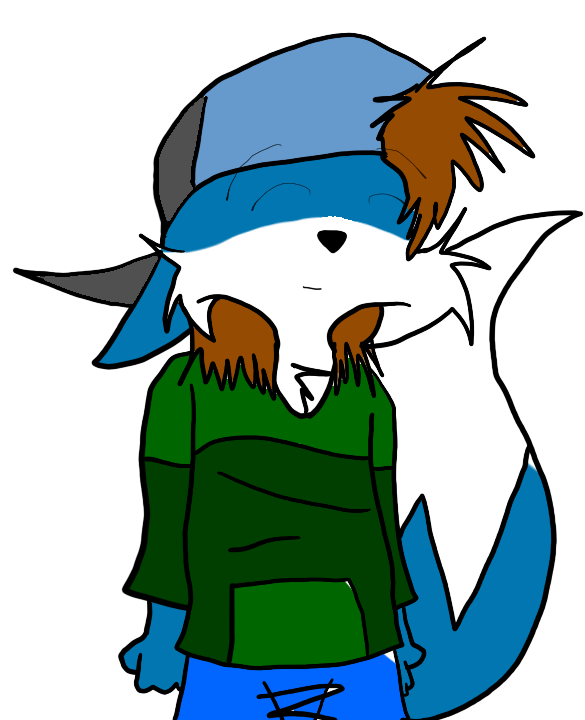
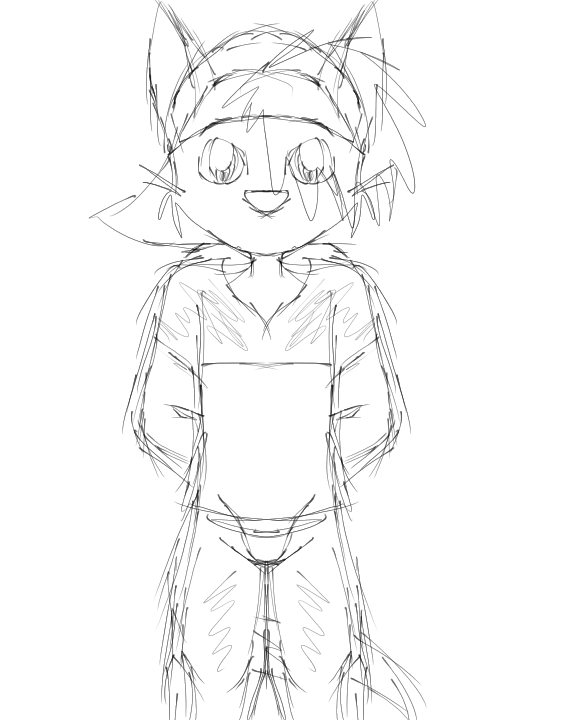
Layers edited between the first and the second 585px x 720px image:
removed group "eyes" (3 layers) over bbox(192, 128, 448, 256)
removed layer "amused" from group "eyes" over bbox(192, 128, 448, 256)
removed group "mouth" (4 layers) over bbox(253, 197, 384, 325)
removed layer "closed" from group "mouth" over bbox(256, 256, 384, 320)
removed group "Base" (2 layers) over bbox(12, 0, 584, 720)
removed layer "line art" from group "Base" over bbox(12, 0, 584, 720)
removed layer "colour" from group "Base" over bbox(12, 0, 584, 720)
added layer "clothes" above "hat" over bbox(64, 192, 448, 720)
added layer "hat" above "eyes" over bbox(88, 0, 448, 256)
added layer "eyes" above "base" over bbox(192, 64, 384, 192)
added layer "base" above "base colour" over bbox(128, 0, 448, 720)
added layer "base colour" above "Layer 1" over bbox(12, 0, 576, 720)
